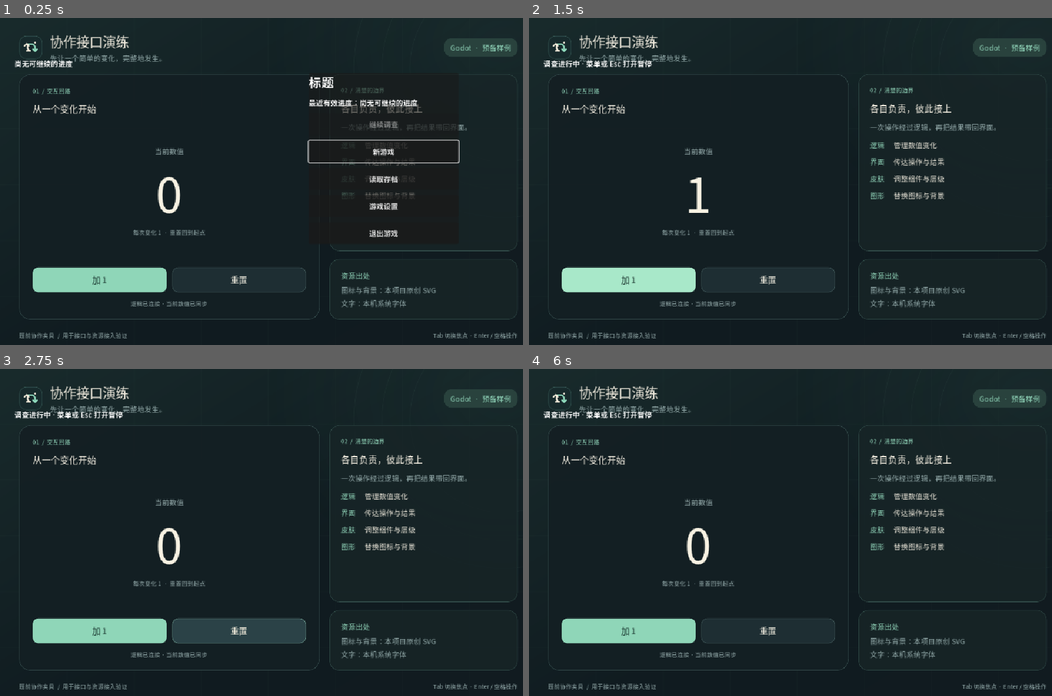
Above: before the commit, frames 1-4 (two rows, left to right).
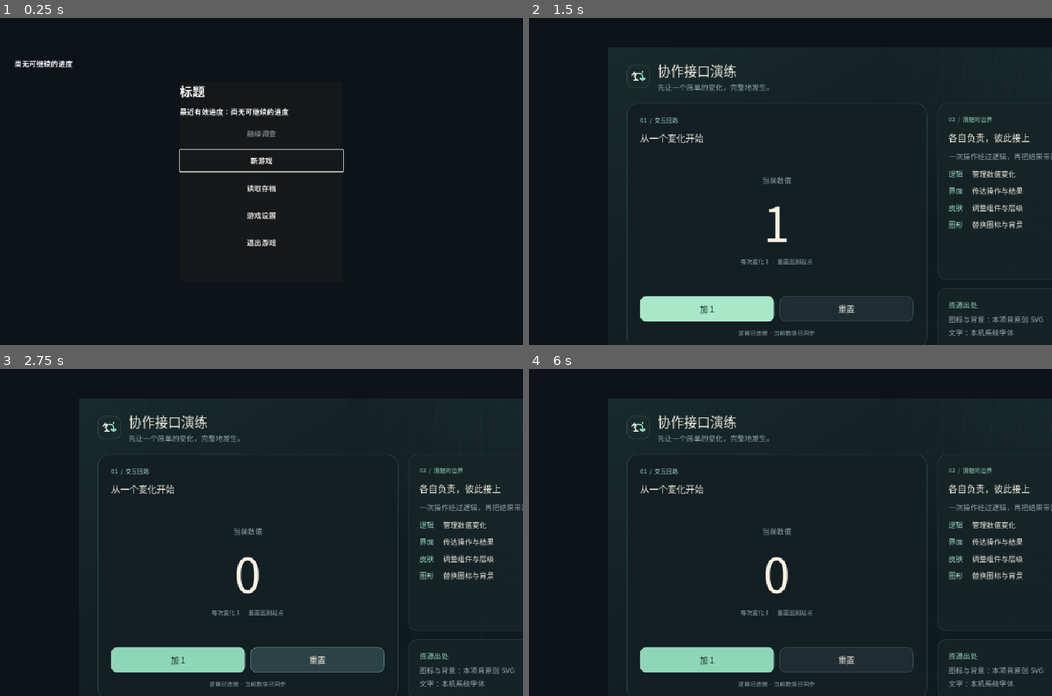
Above: after the commit, the same moments.

Repository: Rossgu25487/gamejam-2026-workspace
Game: Godot game, scene res://main/main.tscn
Same seed, same stepped clock (60 frames per second), same inputs: the game is played once before the commit and once after it.
Inputs (mouse positions are in pixels of both pictures, inside the frame that each line leads up to):
- Up to frame 1 (0.25 s): no input
- Up to frame 2 (1.5 s): click "新游戏" at 0.5 s; click "加 1" at 1.25 s
- Up to frame 3 (2.75 s): click "重置" at 2 s
- Up to frame 4 (6 s): click "加 1" at 2.75 s; click "重置" at 3.5 s; click "加 1" at 4.25 s; click "重置" at 5 s; tap Enter at 5.75 s; move the mouse to (905, 516) at 5.77 s; click (905, 516) at 5.92 s

The runs differ from the first frame. In frame 1, 11% of the frame differs, in the area x 3-100%, y 0-99%; in frame 2, 12%; in frame 3, 16%, in the area x 2-100%, y 0-100%; in frame 4, 13%.

Commit message:
创建可编辑标题页节点并隔离调查界面显示

Diff:
--- a/game/main/main.gd
+++ b/game/main/main.gd
@@ -4,6 +4,7 @@
 
 @export var demo_config: Resource = preload("res://data/demo_config.tres")
 @onready var counter_view: Control = $CounterView
+@onready var title_page: Control = $TitlePage
 var model: RefCounted
 var navigation_layer: Control
 var title_panel: PanelContainer
@@ -30,225 +31,224 @@
 var transition_locked := false
 
 func _ready() -> void:
-    model = ModelScript.new()
-    model.configure(demo_config.initial_value, demo_config.step)
-    model.value_changed.connect(counter_view.show_value)
-    counter_view.increment_requested.connect(_on_increment_requested)
-    counter_view.reset_requested.connect(_on_reset_requested)
-    counter_view.set_connected(true)
-    counter_view.set_step(demo_config.step)
-    counter_view.show_value(model.read_value())
-    get_window().min_size = Vector2i(860, 560)
-    _build_navigation()
+	model = ModelScript.new()
+	model.configure(demo_config.initial_value, demo_config.step)
+	model.value_changed.connect(counter_view.show_value)
+	counter_view.increment_requested.connect(_on_increment_requested)
+	counter_view.reset_requested.connect(_on_reset_requested)
+	counter_view.set_connected(true)
+	counter_view.set_step(demo_config.step)
+	counter_view.show_value(model.read_value())
+	get_window().min_size = Vector2i(860, 560)
+	_build_navigation()
 
 func _button(parent: Control, text: String, callback: Callable) -> Button:
-    var button := Button.new()
-    button.text = text
-    button.custom_minimum_size = Vector2(280, 48)
-    button.pressed.connect(callback)
-    parent.add_child(button)
-    return button
+	var button := Button.new()
+	button.text = text
+	button.custom_minimum_size = Vector2(280, 48)
+	button.pressed.connect(callback)
+	parent.add_child(button)
+	return button
 
 func _panel(title: String, detail: String) -> PanelContainer:
-    var panel := PanelContainer.new()
-    panel.custom_minimum_size = Vector2(330, 0)
-    var box := VBoxContainer.new()
-    box.add_theme_constant_override("separation", 12)
-    panel.add_child(box)
-    var heading := Label.new()
-    heading.text = title
-    heading.add_theme_font_size_override("font_size", 28)
-    box.add_child(heading)
-    var subtitle := Label.new()
-    subtitle.text = detail
-    subtitle.autowrap_mode = TextServer.AUTOWRAP_WORD_SMART
-    box.add_child(subtitle)
-    return panel
+	var panel := PanelContainer.new()
+	panel.custom_minimum_size = Vector2(330, 0)
+	var box := VBoxContainer.new()
+	box.add_theme_constant_override("separation", 12)
+	panel.add_child(box)
+	var heading := Label.new()
+	heading.text = title
+	heading.add_theme_font_size_override("font_size", 28)
+	box.add_child(heading)
+	var subtitle := Label.new()
+	subtitle.text = detail
+	subtitle.autowrap_mode = TextServer.AUTOWRAP_WORD_SMART
+	box.add_child(subtitle)
+	return panel
 
 func _build_navigation() -> void:
-    navigation_layer = Control.new()
-    navigation_layer.set_anchors_and_offsets_preset(Control.PRESET_FULL_RECT)
-    navigation_layer.mouse_filter = Control.MOUSE_FILTER_IGNORE
-    add_child(navigation_layer)
-    status_label = Label.new()
-    status_label.position = Vector2(32, 88)
-    navigation_layer.add_child(status_label)
-    _build_title()
-    _build_pause()
-    _build_confirm()
-    _build_subpage()
-    _show_title()
-
-func _build_title() -> void:
-    title_panel = _panel("标题", "最近有效进度：尚无可继续的进度")
-    title_panel.position = Vector2(680, 120)
-    navigation_layer.add_child(title_panel)
-    var box := title_panel.get_child(0) as VBoxContainer
-    title_continue = _button(box, "继续调查", _on_continue)
-    title_new = _button(box, "新游戏", _on_new_game)
-    title_load = _button(box, "读取存档", _on_load)
-    title_settings = _button(box, "游戏设置", _on_settings)
-    title_exit = _button(box, "退出游戏", _on_title_exit)
-    title_continue.disabled = true
-    title_load.disabled = true
-    status_label.text = "正在读取进度"
-    call_deferred("_finish_scan")
+	navigation_layer = Control.new()
+	navigation_layer.set_anchors_and_offsets_preset(Control.PRESET_FULL_RECT)
+	navigation_layer.mouse_filter = Control.MOUSE_FILTER_IGNORE
+	add_child(navigation_layer)
+	title_panel = $TitlePage/PanelContainer
+	status_label = $TitlePage/Status
+	title_continue = $TitlePage/PanelContainer/VBoxContainer/Continue
+	title_new = $TitlePage/PanelContainer/VBoxContainer/NewGame
+	title_load = $TitlePage/PanelContainer/VBoxContainer/Load
+	title_settings = $TitlePage/PanelContainer/VBoxContainer/Settings
+	title_exit = $TitlePage/PanelContainer/VBoxContainer/Exit
+	title_continue.pressed.connect(_on_continue)
+	title_new.pressed.connect(_on_new_game)
+	title_load.pressed.connect(_on_load)
+	title_settings.pressed.connect(_on_settings)
+	title_exit.pressed.connect(_on_title_exit)
+	_build_pause()
+	_build_confirm()
+	_build_subpage()
+	_show_title()
+	call_deferred("_finish_scan")
 
 func _finish_scan() -> void:
-    await get_tree().create_timer(0.2).timeout
-    status_label.text = "尚无可继续的进度"
-    title_load.disabled = false
-    title_new.grab_focus()
+	await get_tree().create_timer(0.2).timeout
+	status_label.text = "尚无可继续的进度"
+	title_load.disabled = false
+	if current_layer == "title":
+		title_new.grab_focus()
 
 func _build_pause() -> void:
-    pause_panel = _panel("暂停菜单", "当前调查与选择已保留")
-    pause_panel.position = Vector2(650, 90)
-    navigation_layer.add_child(pause_panel)
-    var box := pause_panel.get_child(0) as VBoxContainer
-    pause_resume = _button(box, "继续调查", _on_resume)
-    pause_save = _button(box, "保存游戏", _on_save)
-    pause_load = _button(box, "读取存档", _on_load)
-    pause_settings = _button(box, "游戏设置", _on_settings)
-    pause_title = _button(box, "返回标题", _on_return_title)
-    pause_exit = _button(box, "退出游戏", _on_pause_exit)
-    pause_save.disabled = true
-    pause_panel.hide()
+	pause_panel = _panel("暂停菜单", "当前调查与选择已保留")
+	pause_panel.position = Vector2(650, 90)
+	navigation_layer.add_child(pause_panel)
+	var box := pause_panel.get_child(0) as VBoxContainer
+	pause_resume = _button(box, "继续调查", _on_resume)
+	pause_save = _button(box, "保存游戏", _on_save)
+	pause_load = _button(box, "读取存档", _on_load)
+	pause_settings = _button(box, "游戏设置", _on_settings)
+	pause_title = _button(box, "返回标题", _on_return_title)
+	pause_exit = _button(box, "退出游戏", _on_pause_exit)
+	pause_save.disabled = true
+	pause_panel.hide()
 
 func _build_confirm() -> void:
-    confirm_panel = _panel("离开确认", "当前调查尚未保存。请选择离开方式。")
-    confirm_panel.position = Vector2(610, 150)
-    navigation_layer.add_child(confirm_panel)
-    var box := confirm_panel.get_child(0) as VBoxContainer
-    confirm_cancel = _button(box, "取消", _on_confirm_cancel)
-    confirm_direct = _button(box, "直接返回", _on_confirm_direct)
-    confirm_accept = _button(box, "保存并返回", _on_confirm_accept)
-    confirm_panel.hide()
+	confirm_panel = _panel("离开确认", "当前调查尚未保存。请选择离开方式。")
+	confirm_panel.position = Vector2(610, 150)
+	navigation_layer.add_child(confirm_panel)
+	var box := confirm_panel.get_child(0) as VBoxContainer
+	confirm_cancel = _button(box, "取消", _on_confirm_cancel)
+	confirm_direct = _button(box, "直接返回", _on_confirm_direct)
+	confirm_accept = _button(box, "保存并返回", _on_confirm_accept)
+	confirm_panel.hide()
 
 func _build_subpage() -> void:
-    subpage_panel = _panel("游戏设置", "设置页由设置系统接管；本入口已接通。")
-    subpage_panel.position = Vector2(610, 170)
-    navigation_layer.add_child(subpage_panel)
-    var box := subpage_panel.get_child(0) as VBoxContainer
-    var close := _button(box, "关闭设置", _on_close_subpage)
-    close.name = "CloseSettings"
-    subpage_panel.hide()
+	subpage_panel = _panel("游戏设置", "设置页由设置系统接管；本入口已接通。")
+	subpage_panel.position = Vector2(610, 170)
+	navigation_layer.add_child(subpage_panel)
+	var box := subpage_panel.get_child(0) as VBoxContainer
+	var close := _button(box, "关闭设置", _on_close_subpage)
+	close.name = "CloseSettings"
+	subpage_panel.hide()
 
 func _show_title() -> void:
-    current_layer = "title"
-    title_panel.show()
-    pause_panel.hide()
-    confirm_panel.hide()
-    subpage_panel.hide()
-    title_new.grab_focus()
+	current_layer = "title"
+	title_page.show()
+	counter_view.hide()
+	title_panel.show()
+	pause_panel.hide()
+	confirm_panel.hide()
+	subpage_panel.hide()
+	title_new.grab_focus()
 
 func _open_pause() -> void:
-    if transition_locked or current_layer != "investigation":
-        return
-    transition_locked = true
-    await get_tree().create_timer(0.2).timeout
-    current_layer = "pause"
-    pause_panel.show()
-    pause_resume.grab_focus()
-    transition_locked = false
+	if transition_locked or current_layer != "investigation":
+		return
+	transition_locked = true
+	await get_tree().create_timer(0.2).timeout
+	current_layer = "pause"
+	pause_panel.show()
+	pause_resume.grab_focus()
+	transition_locked = false
 
 func _close_pause() -> void:
-    transition_locked = true
-    await get_tree().create_timer(0.15).timeout
-    current_layer = "investigation"
-    pause_panel.hide()
-    transition_locked = false
+	transition_locked = true
+	await get_tree().create_timer(0.15).timeout
+	current_layer = "investigation"
+	pause_panel.hide()
+	transition_locked = false
 
 func _unhandled_key_input(event: InputEvent) -> void:
-    if event is InputEventKey and event.pressed and event.keycode == KEY_ESCAPE:
-        if current_layer == "confirm": _on_confirm_cancel()
-        elif current_layer == "subpage": _on_close_subpage()
-        elif current_layer == "pause": _on_resume()
-        elif current_layer == "investigation": _open_pause()
+	if event is InputEventKey and event.pressed and event.keycode == KEY_ESCAPE:
+		if current_layer == "confirm": _on_confirm_cancel()
+		elif current_layer == "subpage": _on_close_subpage()
+		elif current_layer == "pause": _on_resume()
+		elif current_layer == "investigation": _open_pause()
 
 func _on_continue() -> void:
-    if not title_continue.disabled: _start_investigation()
+	if not title_continue.disabled: _start_investigation()
 
 func _on_new_game() -> void:
-    _start_investigation()
+	_start_investigation()
 
 func _start_investigation() -> void:
-    has_progress = true
-    current_layer = "investigation"
-    title_panel.hide()
-    status_label.text = "调查进行中 · 菜单或 Esc 打开暂停"
+	has_progress = true
+	current_layer = "investigation"
+	title_page.hide()
+	counter_view.show()
+	title_panel.hide()
+	status_label.text = "调查进行中 · 菜单或 Esc 打开暂停"
 
 func _on_resume() -> void:
-    if current_layer == "pause": _close_pause()
+	if current_layer == "pause": _close_pause()
 
 func _on_save() -> void:
-    pause_save.tooltip_text = "当前演练未接入存档系统"
+	pause_save.tooltip_text = "当前演练未接入存档系统"
 
 func _on_load() -> void:
-    _open_subpage("读取存档", "读取列表由存档系统提供；当前没有可读取的有效档案。")
+	_open_subpage("读取存档", "读取列表由存档系统提供；当前没有可读取的有效档案。")
 
 func _on_settings() -> void:
-    _open_subpage("游戏设置", "设置页由设置系统接管；关闭后回到原入口。")
+	_open_subpage("游戏设置", "设置页由设置系统接管；关闭后回到原入口。")
 
 func _open_subpage(title: String, detail: String) -> void:
-    current_layer = "subpage"
-    var box := subpage_panel.get_child(0) as VBoxContainer
-    (box.get_child(0) as Label).text = title
-    (box.get_child(1) as Label).text = detail
-    title_panel.hide()
-    pause_panel.hide()
-    subpage_panel.show()
-    (box.get_node("CloseSettings") as Button).grab_focus()
+	current_layer = "subpage"
+	var box := subpage_panel.get_child(0) as VBoxContainer
+	(box.get_child(0) as Label).text = title
+	(box.get_child(1) as Label).text = detail
+	title_panel.hide()
+	pause_panel.hide()
+	subpage_panel.show()
+	(box.get_node("CloseSettings") as Button).grab_focus()
 
 func _on_close_subpage() -> void:
-    subpage_panel.hide()
-    if has_progress:
-        current_layer = "pause"
-        pause_panel.show()
-        pause_settings.grab_focus()
-    else:
-        current_layer = "title"
-        title_panel.show()
-        title_settings.grab_focus()
+	subpage_panel.hide()
+	if has_progress:
+		current_layer = "pause"
+		pause_panel.show()
+		pause_settings.grab_focus()
+	else:
+		current_layer = "title"
+		title_panel.show()
+		title_settings.grab_focus()
 
 func _on_return_title() -> void:
-    _open_confirm("返回标题", "保存当前调查后返回标题？", "保存并返回", false)
+	_open_confirm("返回标题", "保存当前调查后返回标题？", "保存并返回", false)
 
 func _on_pause_exit() -> void:
-    _open_confirm("退出游戏", "保存当前调查后退出游戏？", "保存并退出", true)
+	_open_confirm("退出游戏", "保存当前调查后退出游戏？", "保存并退出", true)
 
 func _on_title_exit() -> void:
-    _open_confirm("退出游戏", "确认退出游戏？", "确认退出", true)
+	_open_confirm("退出游戏", "确认退出游戏？", "确认退出", true)
 
 func _open_confirm(title: String, detail: String, accept_text: String, exits: bool) -> void:
-    current_layer = "confirm"
-    var box := confirm_panel.get_child(0) as VBoxContainer
-    (box.get_child(0) as Label).text = title
-    (box.get_child(1) as Label).text = detail
-    confirm_direct.text = "直接退出" if exits else "直接返回"
-    confirm_accept.text = accept_text
-    title_panel.hide()
-    pause_panel.hide()
-    confirm_panel.show()
-    confirm_cancel.grab_focus()
+	current_layer = "confirm"
+	var box := confirm_panel.get_child(0) as VBoxContainer
+	(box.get_child(0) as Label).text = title
+	(box.get_child(1) as Label).text = detail
+	confirm_direct.text = "直接退出" if exits else "直接返回"
+	confirm_accept.text = accept_text
+	title_panel.hide()
+	pause_panel.hide()
+	confirm_panel.show()
+	confirm_cancel.grab_focus()
 
 func _on_confirm_cancel() -> void:
-    confirm_panel.hide()
-    if has_progress:
-        current_layer = "pause"
-        pause_panel.show()
-        pause_title.grab_focus()
-    else:
-        _show_title()
-        title_exit.grab_focus()
+	confirm_panel.hide()
+	if has_progress:
+		current_layer = "pause"
+		pause_panel.show()
+		pause_title.grab_focus()
+	else:
+		_show_title()
+		title_exit.grab_focus()
 
 func _on_confirm_direct() -> void:
-    _show_title()
+	_show_title()
 
 func _on_confirm_accept() -> void:
-    _on_confirm_direct()
+	_on_confirm_direct()
 
 func _on_increment_requested() -> void:
-    model.increment()
+	model.increment()
 
 func _on_reset_requested() -> void:
-    model.reset()
+	model.reset()
--- a/game/main/main.tscn
+++ b/game/main/main.tscn
@@ -13,6 +13,80 @@
 script = ExtResource("1")
 
 [node name="CounterView" parent="." unique_id=106883911 instance=ExtResource("2")]
+visible = false
 layout_mode = 1
-offset_right = 30.0
-offset_bottom = 14.0
+offset_left = 173.0
+offset_top = 64.0
+offset_right = 203.0
+offset_bottom = 78.0
+
+[node name="TitlePage" type="Control" parent="."]
+layout_mode = 1
+anchors_preset = 15
+anchor_right = 1.0
+anchor_bottom = 1.0
+grow_horizontal = 2
+grow_vertical = 2
+
+[node name="Status" type="Label" parent="TitlePage"]
+layout_mode = 0
+offset_left = 32.0
+offset_top = 88.0
+offset_right = 500.0
+offset_bottom = 120.0
+text = "正在读取进度"
+
+[node name="PanelContainer" type="PanelContainer" parent="TitlePage"]
+layout_mode = 0
+anchors_preset = 8
+anchor_left = 0.5
+anchor_top = 0.5
+anchor_right = 0.5
+anchor_bottom = 0.5
+offset_left = -180.0
+offset_top = -220.0
+offset_right = 180.0
+offset_bottom = 220.0
+grow_horizontal = 2
+grow_vertical = 2
+
+[node name="VBoxContainer" type="VBoxContainer" parent="TitlePage/PanelContainer"]
+layout_mode = 2
+theme_override_constants/separation = 12
+
+[node name="Heading" type="Label" parent="TitlePage/PanelContainer/VBoxContainer"]
+layout_mode = 2
+theme_override_font_sizes/font_size = 28
+text = "标题"
+
+[node name="Detail" type="Label" parent="TitlePage/PanelContainer/VBoxContainer"]
+layout_mode = 2
+text = "最近有效进度：尚无可继续的进度"
+autowrap_mode = 2
+
+[node name="Continue" type="Button" parent="TitlePage/PanelContainer/VBoxContainer"]
+custom_minimum_size = Vector2(280, 48)
+layout_mode = 2
+text = "继续调查"
+disabled = true
+
+[node name="NewGame" type="Button" parent="TitlePage/PanelContainer/VBoxContainer"]
+custom_minimum_size = Vector2(280, 48)
+layout_mode = 2
+text = "新游戏"
+
+[node name="Load" type="Button" parent="TitlePage/PanelContainer/VBoxContainer"]
+custom_minimum_size = Vector2(280, 48)
+layout_mode = 2
+text = "读取存档"
+disabled = true
+
+[node name="Settings" type="Button" parent="TitlePage/PanelContainer/VBoxContainer"]
+custom_minimum_size = Vector2(280, 48)
+layout_mode = 2
+text = "游戏设置"
+
+[node name="Exit" type="Button" parent="TitlePage/PanelContainer/VBoxContainer"]
+custom_minimum_size = Vector2(280, 48)
+layout_mode = 2
+text = "退出游戏"
--- a/game/tests/navigation_checks.gd
+++ b/game/tests/navigation_checks.gd
@@ -8,12 +8,12 @@
     root.add_child(scene)
     await process_frame
     await process_frame
-    if scene.current_layer != "title":
+    if scene.current_layer != "title" or not scene.get_node("TitlePage").visible or scene.counter_view.visible:
         printerr("NAV_FAILED: initial layer")
         quit(1)
         return
     scene._on_new_game()
-    if scene.current_layer != "investigation":
+    if scene.current_layer != "investigation" or scene.get_node("TitlePage").visible or not scene.counter_view.visible:
         printerr("NAV_FAILED: new game")
         quit(1)
         return
@@ -42,5 +42,10 @@
         printerr("NAV_FAILED: cancel confirmation")
         quit(1)
         return
+    scene._on_confirm_direct()
+    if not scene.get_node("TitlePage").visible or scene.counter_view.visible:
+        printerr("NAV_FAILED: return to title visibility")
+        quit(1)
+        return
     print("NAV_PASS: title, new game, pause, settings return and leave confirmation")
     quit(0)
Not shown: 1 places in game/main/main.tscn that only renumber resources
Not shown, changed: workspace/handoffs/lead.md
